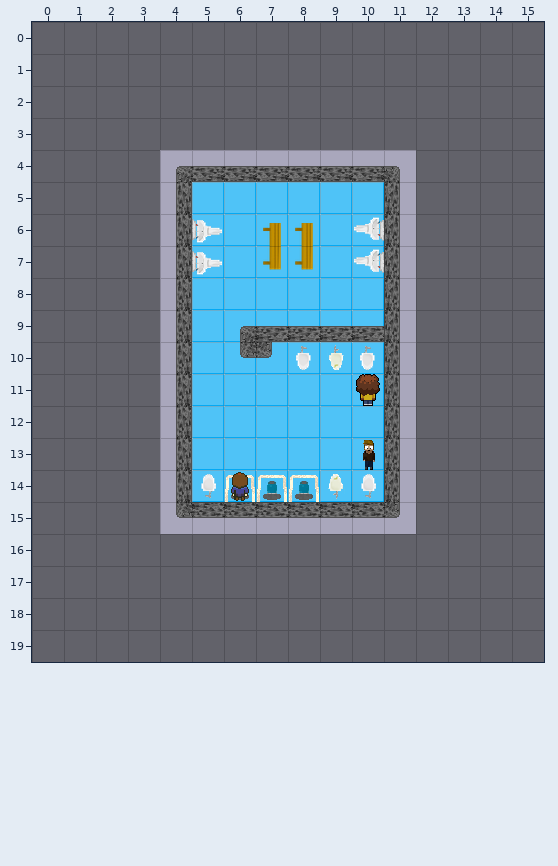
Two states of a Tiled map, assets/tiles/lvl_5.tmx. This is how it looked before the edit.
Cells are 32x32 px. Shown: x 0..15, y 0..19. The old version is drawn lined up with the new one.
The result:
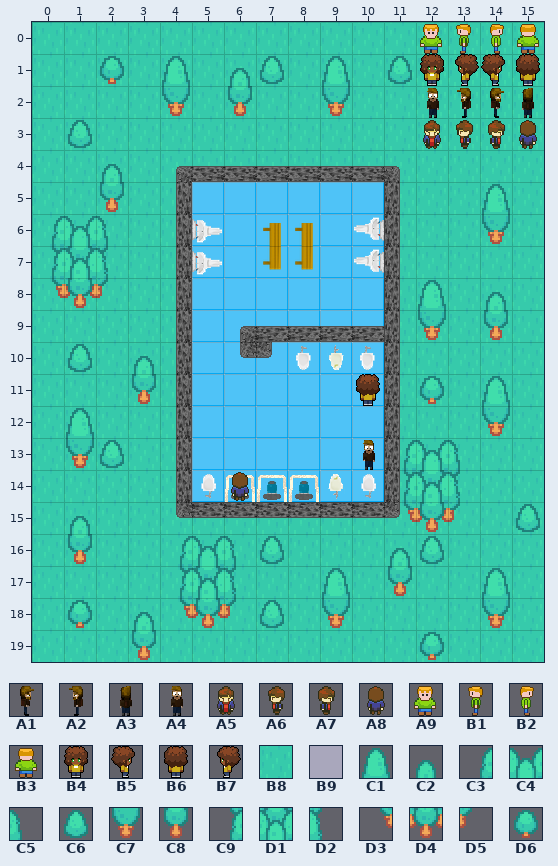
Key: from "brown_npc": A1 0, A2 1, A3 2, A4 3; from "businessman_npc": A5 0, A6 1, A7 2, A8 3; from "green_npc": A9 0, B1 1, B2 2, B3 3; from "julia_npc": B4 0, B5 1, B6 2, B7 3; from "outer": B8 10, B9 16, C1 30, C2 31, C3 32, C4 33, C5 34, C6 35, C7 39, C8 40, C9 41, D1 42, D2 43, D3 50, D4 51, D5 52, D6 53.
__ is an empty cell.
Changes in this commit:
map size 8x12 -> 16x20 cells (old content now starts at 4,4; both pictures use the new coordinates)
Layer "Background":
y 0..3: x 0..15 __ __ __ __ __ __ __ __ __ __ __ __ __ __ __ __ -> B8 B8 B8 B8 B8 B8 B8 B8 B8 B8 B8 B8 B8 B8 B8 B8
y 4: x 0..15 __ __ __ __ B9 B9 B9 B9 B9 B9 B9 B9 __ __ __ __ -> B8 B8 B8 B8 B8 B8 B8 B8 B8 B8 B8 B8 B8 B8 B8 B8
y 5..6: x 0..4 __ __ __ __ B9 -> B8 B8 B8 B8 B8; x 11..15 B9 __ __ __ __ -> B8 B8 B8 B8 B8
y 7: x 0 __ -> B8; x 2..4 __ __ B9 -> B8 B8 B8; x 11..15 B9 __ __ __ __ -> B8 B8 B8 B8 B8
y 8..13: x 0..4 __ __ __ __ B9 -> B8 B8 B8 B8 B8; x 11..15 B9 __ __ __ __ -> B8 B8 B8 B8 B8
y 14: x 0..4 __ __ __ __ B9 -> B8 B8 B8 B8 B8; x 11 B9 -> B8; x 13..15 __ __ __ -> B8 B8 B8
y 15: x 0..15 __ __ __ __ B9 B9 B9 B9 B9 B9 B9 B9 __ __ __ __ -> B8 B8 B8 B8 B8 B8 B8 B8 B8 B8 B8 B8 B8 B8 B8 B8
y 16: x 0..15 __ __ __ __ __ __ __ __ __ __ __ __ __ __ __ __ -> B8 B8 B8 B8 B8 B8 B8 B8 B8 B8 B8 B8 B8 B8 B8 B8
y 17: x 0..4 __ __ __ __ __ -> B8 B8 B8 B8 B8; x 6..15 __ __ __ __ __ __ __ __ __ __ -> B8 B8 B8 B8 B8 B8 B8 B8 B8 B8
y 18..19: x 0..15 __ __ __ __ __ __ __ __ __ __ __ __ __ __ __ __ -> B8 B8 B8 B8 B8 B8 B8 B8 B8 B8 B8 B8 B8 B8 B8 B8
Layer "Object_pictures":
y 0: x 12..15 __ __ __ __ -> A9 B1 B2 B3
y 1: x 12..15 __ __ __ __ -> B4 B7 B5 B6
y 2: x 12..15 __ __ __ __ -> A4 A2 A1 A3
y 3: x 12..15 __ __ __ __ -> A5 A6 A7 A8
Layer "Decoration":
y 1: x 2 __ -> D6; x 4 __ -> C1; x 6..7 __ __ -> C2 C6; x 9 __ -> C1; x 11 __ -> C6
y 2: x 4 __ -> C7; x 6 __ -> C8; x 9 __ -> C7
y 3: x 1 __ -> C6
y 4: x 2 __ -> C2
y 5: x 2 __ -> C8; x 14 __ -> C1
y 6: x 0..2 __ __ __ -> C3 C4 C5; x 14 __ -> C7
y 7: x 0..2 __ __ __ -> C9 D1 D2
y 8: x 0..2 __ __ __ -> D3 D4 D5; x 12 __ -> C1; x 14 __ -> C2
y 9: x 12 __ -> C7; x 14 __ -> C8
y 10: x 1 __ -> C6; x 3 __ -> C2
y 11: x 3 __ -> C8; x 12 __ -> D6; x 14 __ -> C1
y 12: x 1 __ -> C1; x 14 __ -> C7
y 13: x 1..2 __ __ -> C7 C6; x 11..13 __ __ __ -> C3 C4 C5
y 14: x 11..13 __ __ __ -> C9 D1 D2
y 15: x 1 __ -> C2; x 11..13 __ __ __ -> D3 D4 D5; x 15 __ -> C6
y 16: x 1 __ -> C8; x 4..7 __ __ __ __ -> C3 C4 C5 C6; x 11..12 __ __ -> C2 C6
y 17: x 4..6 __ __ __ -> C9 D1 D2; x 9 __ -> C1; x 11 __ -> C8; x 14 __ -> C1
y 18: x 1 __ -> D6; x 3..7 __ __ __ __ __ -> C2 D3 D4 D5 C6; x 9 __ -> C7; x 14 __ -> C7
y 19: x 3 __ -> C8; x 12 __ -> D6
Where, in picture pixels (left, top, right, bottom), the same in both pictures:
changed: (32, 22, 544, 662)
